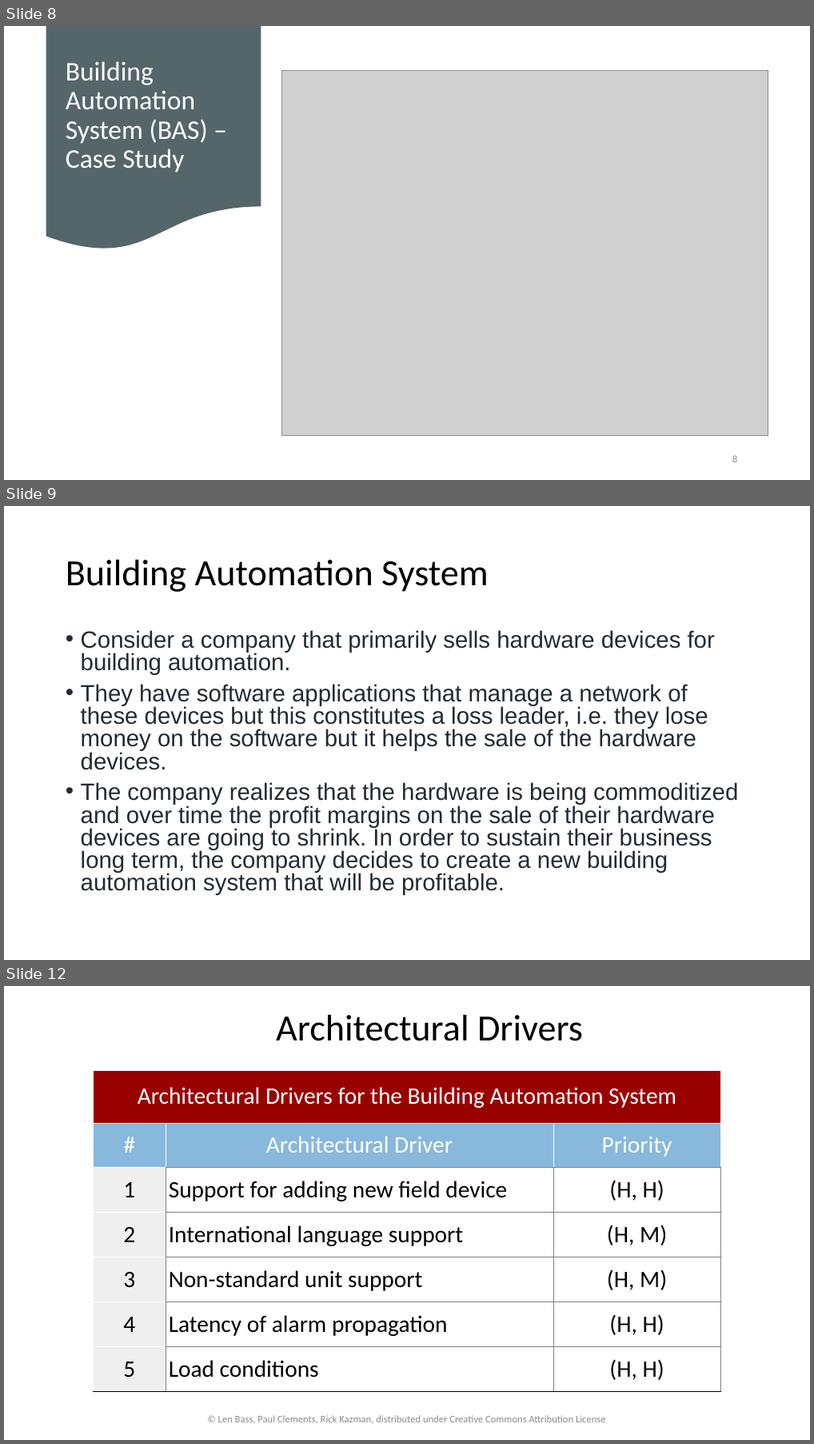
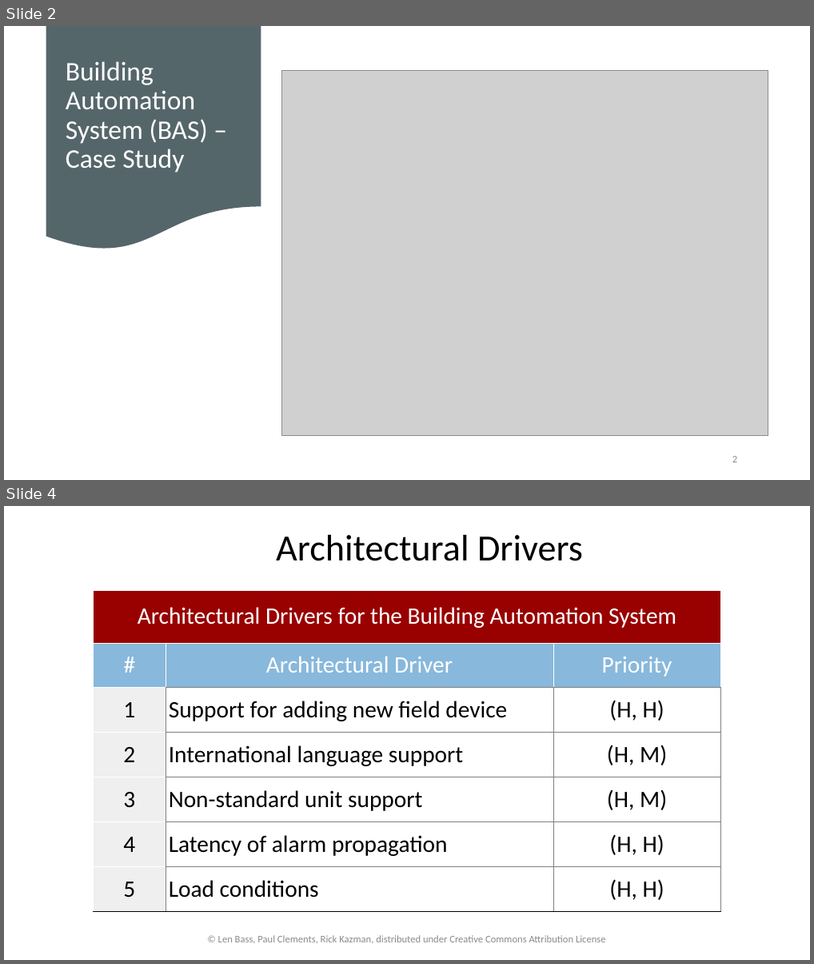
Before and after one commit to kthanasi-git/SW_Engineering, a slide deck: SOFTWARE ENGINEERING/SLIDES/21-More on Software Architecture.pptx. Shown one above the other, each under a label of ours: slides 8, 9 and 12 before the commit, slides 2 and 4 after it; the slides between them are not shown. The pictures are 814x1444 and 814x964 pixels, drawn with LibreOffice and Linux fonts; fonts in the diff are those of the drawing; grey boxes stand for pictures; background and template pictures are left out. Boxes give left, top, right and bottom in pixels: in the first picture for what was removed or moved away, otherwise in the second. Text is boxed around its words. In the diff, an @@ line names an element or a change of style, - is before the commit and + after.

```diff
--- a/SOFTWARE ENGINEERING/SLIDES/21-More on Software Architecture.pptx
+++ b/SOFTWARE ENGINEERING/SLIDES/21-More on Software Architecture.pptx
@@ slide 9 removed at <box>4,506,810,960</box>, background #FFFFFF @@
@@ title removed at <box>66,560,489,592</box> @@
-Building Automation System
@@ text removed at <box>81,630,738,895</box> @@
-• Consider a company that primarily sells hardware devices for building automation.
-• They have software applications that manage a network of these devices but this constitutes a loss leader, i.e. they lose money on the software but it helps the sale of the hardware devices.
-• The company realizes that the hardware is being commoditized and over time the profit margins on the sale of their hardware devices are going to shrink. In order to sustain their business long term, the company decides to create a new building automation system that will be profitable.
@@ what was slide 8 is now slide 2 @@
@@ page number at <box>733,456,738,462</box>: text changed @@
-8
+2
@@ what was slide 12 is now slide 4 @@
```
Also in this commit, not shown: 1 slide changed, 8 other slides removed, 13 other files.
